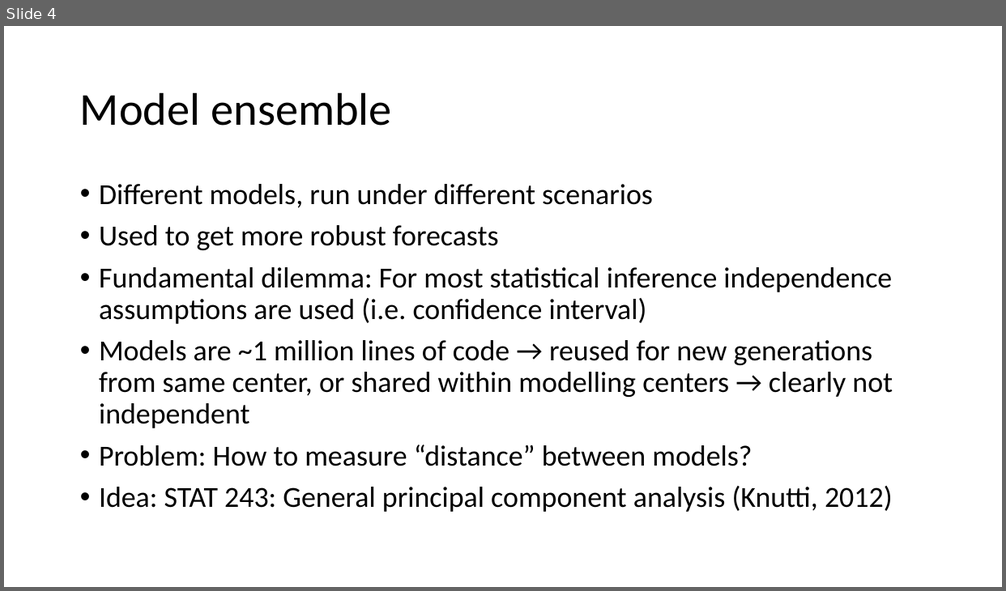
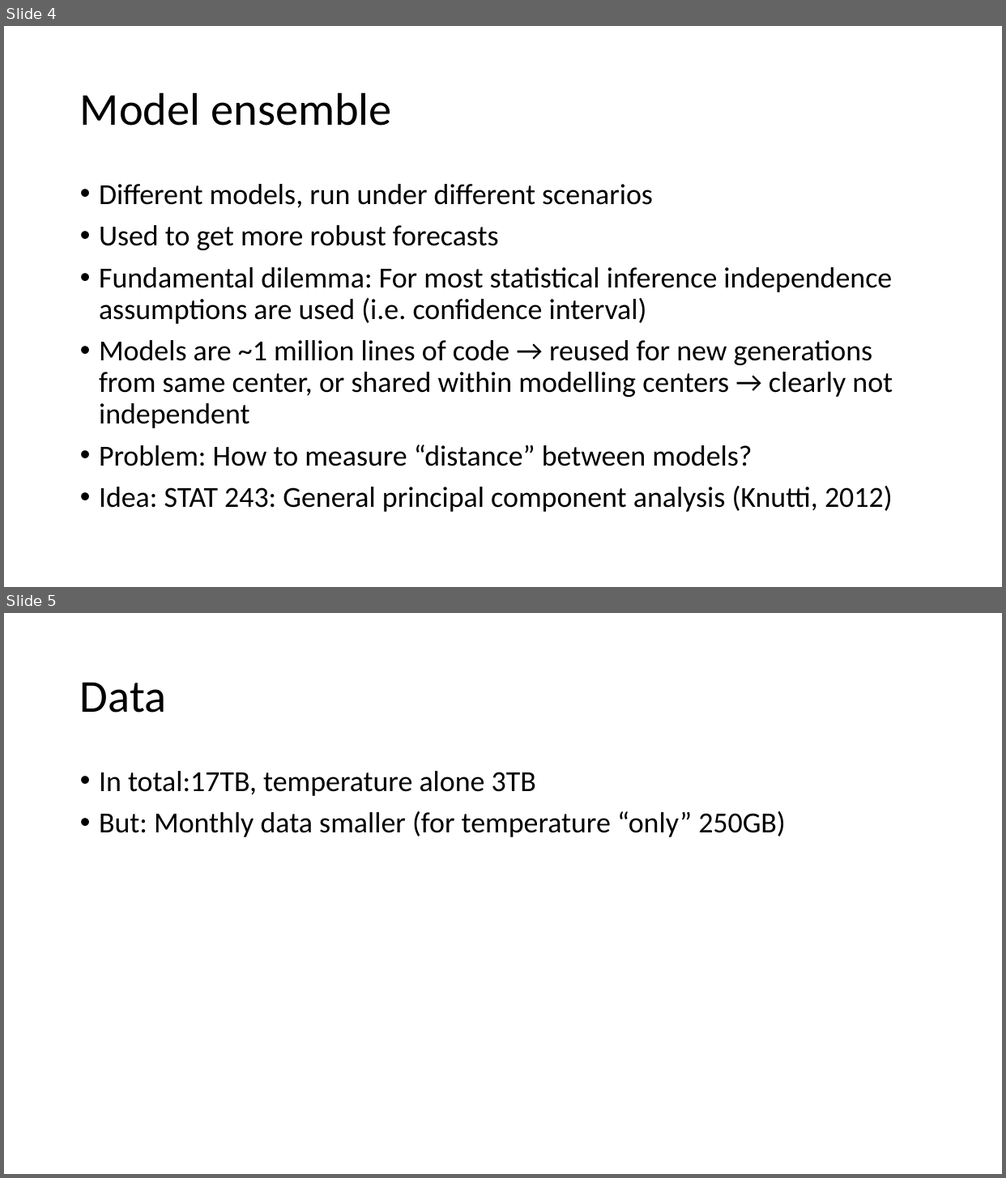
Before and after one commit to fussballball/stat222, a slide deck: Presentation 1 Climate Change Problem.pptx. Shown one above the other, each under a label of ours: slide 4 before the commit, slides 4 and 5 after it. The pictures are 1006x591 and 1006x1178 pixels, drawn with LibreOffice and Linux fonts; fonts in the diff are those of the drawing. Boxes give left, top, right and bottom in pixels: in the first picture for what was removed or moved away, otherwise in the second. Text is boxed around its words. In the diff, an @@ line names an element or a change of style, - is before the commit and + after.

Commit message:
Updated Presentation

```diff
--- a/Presentation 1 Climate Change Problem.pptx
+++ b/Presentation 1 Climate Change Problem.pptx
@@ slide 5 added at (4,613,1002,1174), background #FFFFFF @@
@@ title added at (80,682,167,713), 44 pt, text #000000 @@
+Data
@@ text added at (99,771,786,837), 28 pt, text #000000 @@
+• In total:17TB, temperature alone 3TB
+• But: Monthly data smaller (for temperature “only” 250GB)
```
